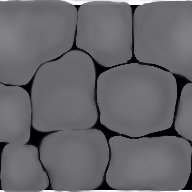
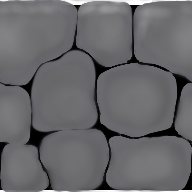
Layer changes from the first (192, 192) image to the second:
painted on "Paint Layer 3 Merged" over [0, 0, 192, 42]
